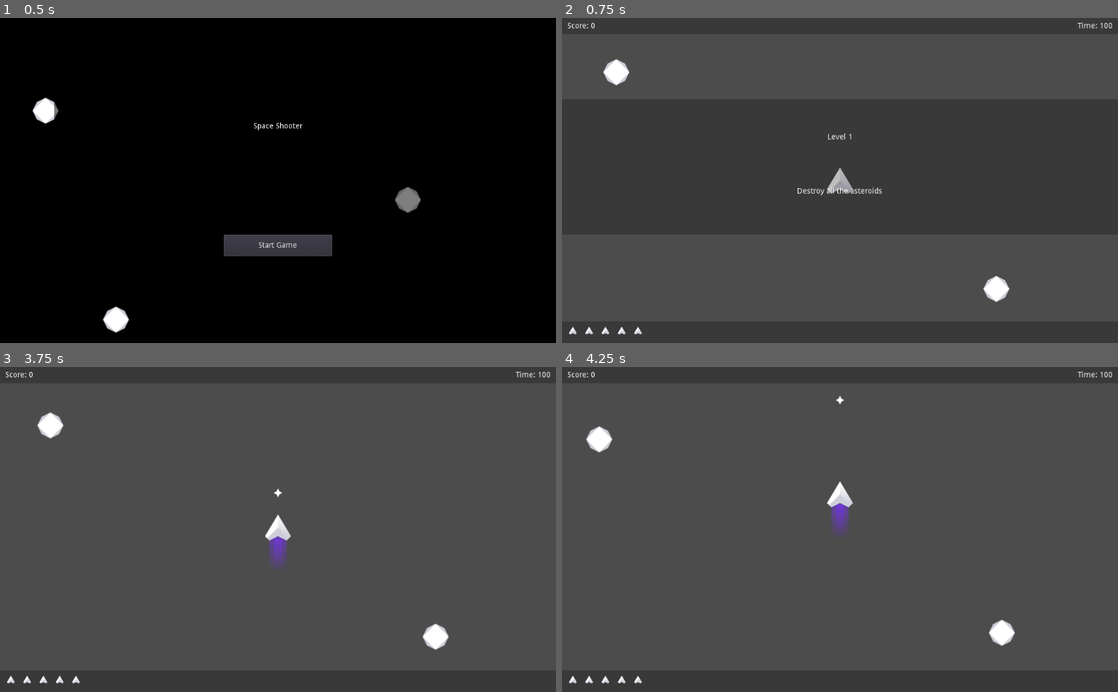
Above: before the commit, frames 1-4 (two rows, left to right).
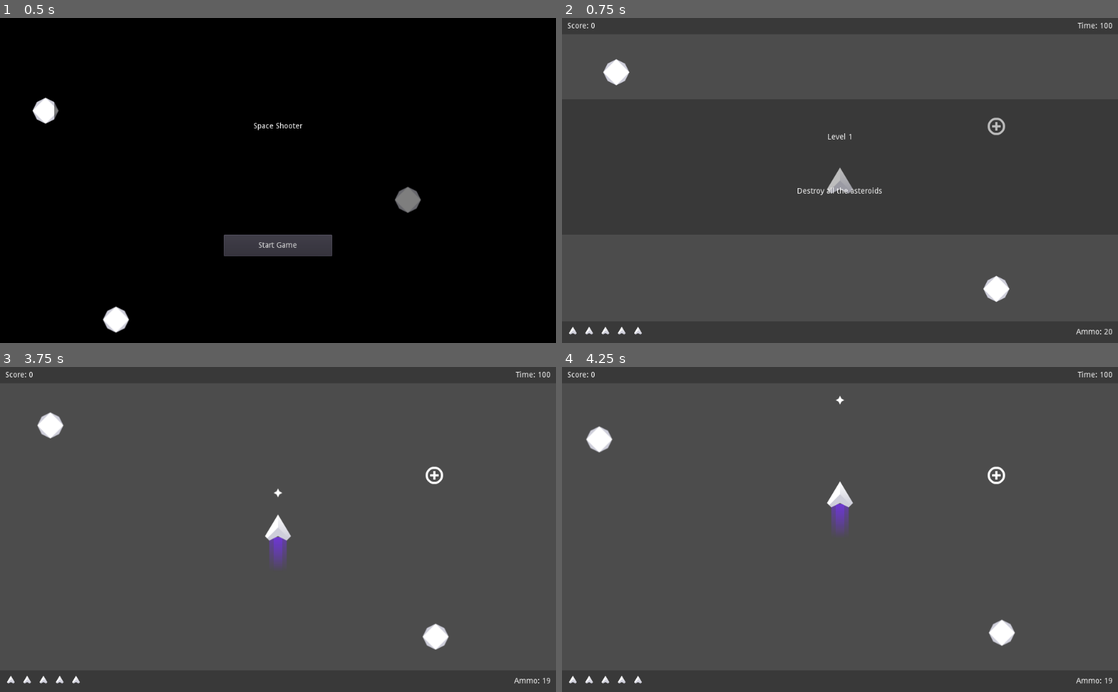
Above: after the commit, the same moments.

Repository: BL-MSCH-C220-Test/Space-Shooter-Demo
Game: Godot game, scene res://UI/Menu.tscn
Same seed, same stepped clock (60 frames per second), same inputs: the game is played once before the commit and once after it.
Inputs:
- Up to frame 1 (0.5 s): no input
- Up to frame 2 (0.75 s): click "Start Game" at 0.5 s
- Up to frame 3 (3.75 s): tap Enter at 1.25, 2.75 s; hold D (right) 1.28-2.03 s; hold Space (shoot) 1.28-2.03 s; hold A (left) 2.03-2.78 s; tap Space (shoot) at 2.1, 3.6 s; hold D (right) 2.78-3.53 s; hold Space (shoot) 2.78-3.53 s; hold W (forward) from 3.53 s (still down)
- Up to frame 4 (4.25 s): keep holding W (forward)

Frame 1 is identical in both runs. In frame 2, 0.2% of the frame differs, in the area x 76-99%, y 30-98%; in frame 3, 0.2%; in frame 4, 0.2%.

Commit message:
Completes demonstration

Diff:
--- a/Game.tscn
+++ b/Game.tscn
@@ -1,10 +1,11 @@
-[gd_scene load_steps=6 format=2]
+[gd_scene load_steps=7 format=2]
 
 [ext_resource path="res://Player/Player_Container.gd" type="Script" id=1]
 [ext_resource path="res://Asteroid/Asteroid_Container.gd" type="Script" id=2]
 [ext_resource path="res://UI/HUD.gd" type="Script" id=3]
 [ext_resource path="res://UI/Level.gd" type="Script" id=4]
 [ext_resource path="res://Enemy/Enemy_Container.gd" type="Script" id=5]
+[ext_resource path="res://Player/Ammo.tscn" type="PackedScene" id=6]
 
 [node name="Game" type="Node2D"]
 
@@ -18,6 +19,9 @@
 script = ExtResource( 5 )
 
 [node name="Effects" type="Node2D" parent="."]
+
+[node name="Ammo" parent="Effects" instance=ExtResource( 6 )]
+position = Vector2( 800, 200 )
 
 [node name="UI" type="CanvasLayer" parent="."]
 
@@ -65,12 +69,9 @@
 one_shot = true
 
 [node name="HUD" type="Control" parent="UI"]
-margin_right = 40.0
-margin_bottom = 40.0
+anchor_right = 1.0
+anchor_bottom = 1.0
 script = ExtResource( 3 )
-__meta__ = {
-"_edit_use_anchors_": false
-}
 
 [node name="ColorRect" type="ColorRect" parent="UI/HUD"]
 margin_right = 1024.0
@@ -104,5 +105,17 @@
 [node name="Timer" type="Timer" parent="UI/HUD"]
 autostart = true
 
+[node name="Ammo" type="Label" parent="UI/HUD"]
+anchor_left = 1.0
+anchor_top = 1.0
+anchor_right = 1.0
+anchor_bottom = 1.0
+margin_left = -210.0
+margin_top = -40.0
+margin_right = -10.0
+text = "Ammo: "
+align = 2
+valign = 1
+
 [connection signal="timeout" from="UI/Level/Timer" to="UI/Level" method="_on_Timer_timeout"]
 [connection signal="timeout" from="UI/HUD/Timer" to="UI/HUD" method="_on_Timer_timeout"]
--- a/Global.gd
+++ b/Global.gd
@@ -11,8 +11,10 @@
 var score = 0
 var time = 100
 var lives = 5
+var ammo = 0
 
 func _ready():
+	reset()
 	pause_mode = Node.PAUSE_MODE_PROCESS
 	randomize()
 	VP = get_viewport().size
@@ -30,6 +32,7 @@
 	time = 100
 	lives = 5
 	level = -1
+	ammo = 20
 
 func update_score(s):
 	score += s
@@ -44,6 +47,13 @@
 	if hud != null:
 		hud.update_lives()
 
+func update_ammo(a):
+	ammo += a
+	var hud = get_node_or_null("/root/Game/UI/HUD")
+	if hud != null:
+		hud.update_ammo()
+
+
 func next_level():
 	level += 1
 	if level < 0 or level >= len(levels):
--- /dev/null
+++ b/Player/Ammo.gd
@@ -0,0 +1,7 @@
+extends Area2D
+
+
+func _on_Ammo_body_entered(body):
+	if body.name == "Player":
+		Global.update_ammo(20)
+		queue_free()
--- /dev/null
+++ b/Player/Ammo.tscn
@@ -0,0 +1,15 @@
+[gd_scene load_steps=3 format=2]
+
+[ext_resource path="res://Assets/icon_plusSmall.png" type="Texture" id=1]
+[ext_resource path="res://Player/Ammo.gd" type="Script" id=2]
+
+[node name="Ammo" type="Area2D"]
+script = ExtResource( 2 )
+
+[node name="Sprite" type="Sprite" parent="."]
+texture = ExtResource( 1 )
+
+[node name="CollisionPolygon2D" type="CollisionPolygon2D" parent="."]
+polygon = PoolVector2Array( 7, -18.1, 16, -13.2, 16, -10.8, 20, -6.8, 20, 8, 17.9, 8, 6.9, 20, -6.7, 20, -17, 12, -17, 9.8, -20, 6.8, -20, -8, -18.1, -8, -12.1, -17, -9.5, -17, -7, -18.2, -7, -20, 7, -20 )
+
+[connection signal="body_entered" from="." to="." method="_on_Ammo_body_entered"]
--- a/Player/Player.gd
+++ b/Player/Player.gd
@@ -8,6 +8,8 @@
 var nose = Vector2(0,-60)
 
 var health = 100
+
+var reloaded = true
 
 onready var Bullet = load("res://Player/Bullet.tscn")
 
@@ -38,12 +40,16 @@
 		rotation_degrees -= rot_speed
 	if Input.is_action_pressed("right"):
 		rotation_degrees += rot_speed
-	if Input.is_action_just_pressed("shoot"):
-		var Effects = get_node_or_null("/root/Game/Effects")
-		if Effects != null:
-			var bullet = Bullet.instance()
-			Effects.add_child(bullet)
-			bullet.shoot(global_position + nose.rotated(rotation), rotation, velocity)
+	if Input.is_action_pressed("shoot"):
+		if Global.ammo > 0 and reloaded:
+			var Effects = get_node_or_null("/root/Game/Effects")
+			if Effects != null:
+				Global.update_ammo(-1)
+				reloaded = false
+				$Reload.start()
+				var bullet = Bullet.instance()
+				Effects.add_child(bullet)
+				bullet.shoot(global_position + nose.rotated(rotation), rotation, velocity)
 	return to_return.rotated(rotation)
 
 
@@ -54,3 +60,7 @@
 			pass
 		body.damage(100)
 		damage(100)
+
+
+func _on_Reload_timeout():
+	reloaded = true
--- a/Player/Player.tscn
+++ b/Player/Player.tscn
@@ -24,4 +24,9 @@
 [node name="CollisionPolygon" type="CollisionPolygon2D" parent="Area2D"]
 polygon = PoolVector2Array( 7, -28.4, 7, -25.5, 32, 18.3, 32, 19, 30, 19, 30, 22, 27.7, 22, 17.8, 31, 13.6, 31, 0.200001, 24.7, -19, 31.9, -19, 29, -30, 21, -30, 16.8, -27.6, 6, -26.1, 6, -6.2, -29, -4.3, -29, -3, -29.4, -3, -31.8 )
 
+[node name="Reload" type="Timer" parent="."]
+wait_time = 0.5
+one_shot = true
+
 [connection signal="body_entered" from="Area2D" to="." method="_on_Area2D_body_entered"]
+[connection signal="timeout" from="Reload" to="." method="_on_Reload_timeout"]
--- a/UI/HUD.gd
+++ b/UI/HUD.gd
@@ -4,12 +4,16 @@
 	update_score()
 	update_time()
 	update_lives()
+	update_ammo()
 
 func update_score():
 	$Score.text = "Score: " + str(Global.score)
 
 func update_time():
 	$Time.text = "Time: " + str(Global.time)
+
+func update_ammo():
+	$Ammo.text = "Ammo: " + str(Global.ammo)
 
 func update_lives():
 	get_tree().call_group("lives", "queue_free")
Binary file added: Assets/icon_plusSmall.png
